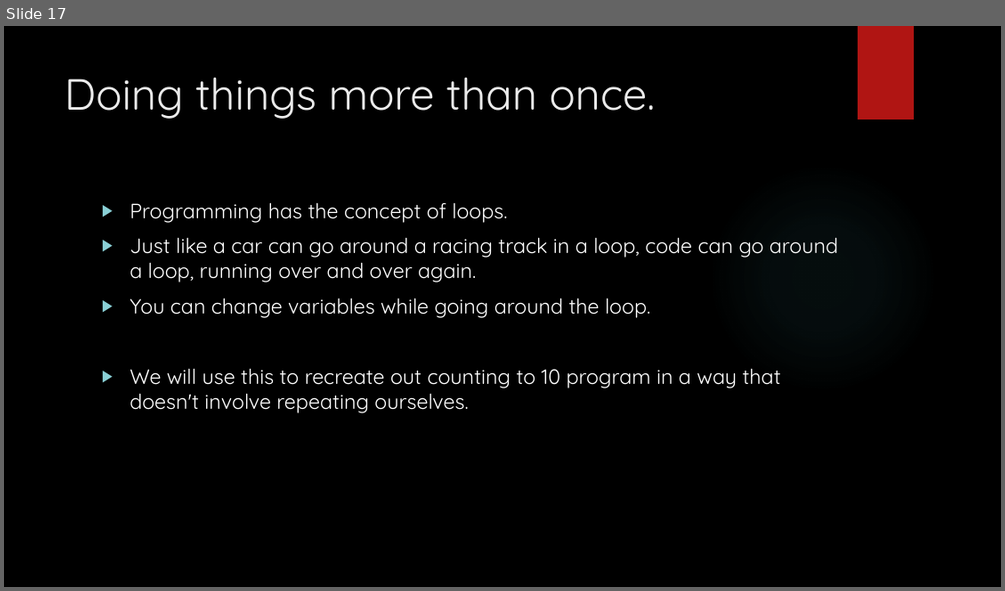
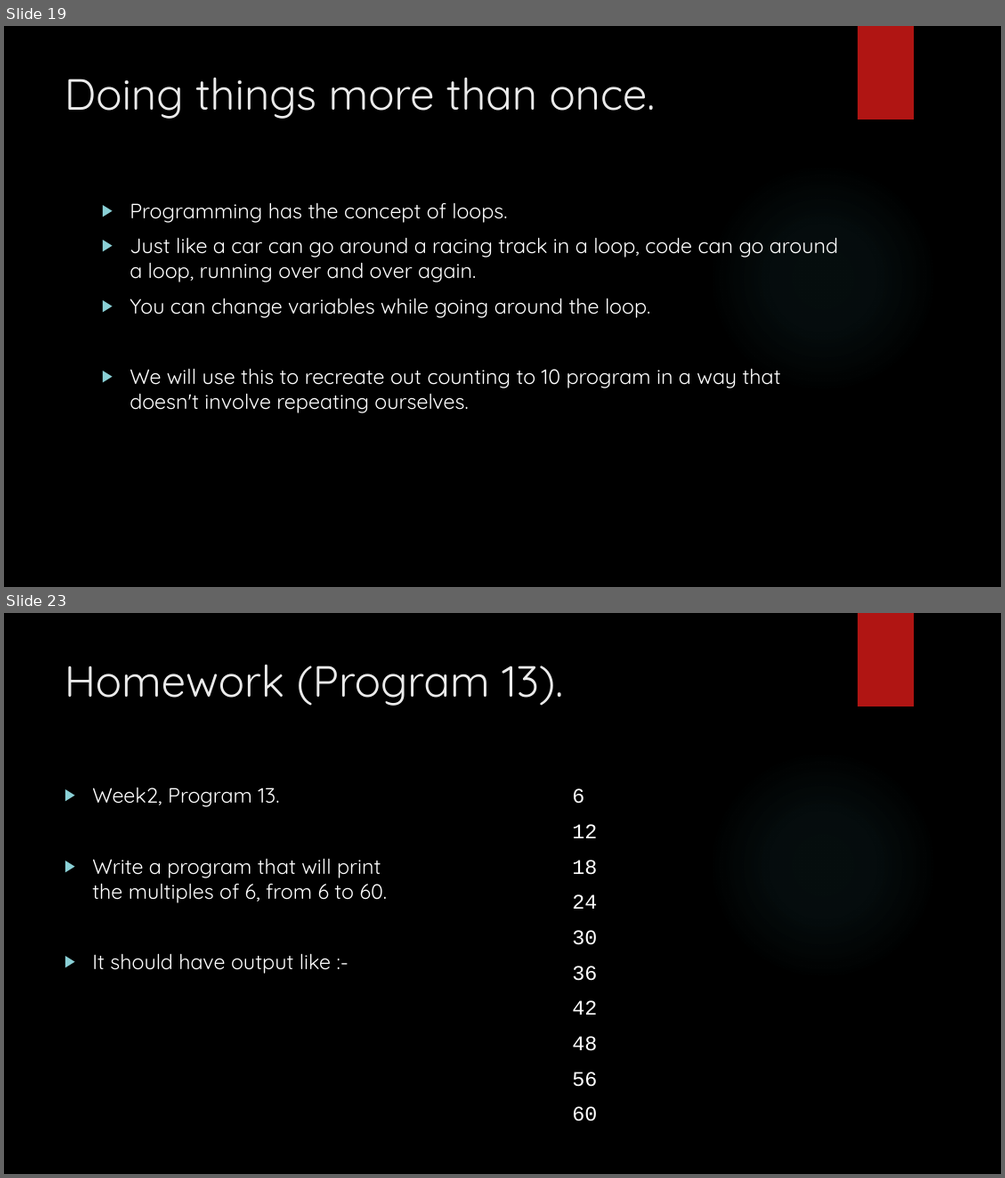
Before and after one commit to davidgroves/DGM_Tutorials, a slide deck: week2/week2.pptx. Shown one above the other, each under a label of ours: slide 17 before the commit, slides 19 and 23 after it; the slides between them are not shown. The pictures are 1005x591 and 1005x1178 pixels, drawn with LibreOffice and Linux fonts; fonts in the diff are those of the drawing; background and template pictures are left out. Boxes give left, top, right and bottom in pixels: in the first picture for what was removed or moved away, otherwise in the second. Text is boxed around its words. In the diff, an @@ line names an element or a change of style, - is before the commit and + after.

Commit message:
Finished up week2

```diff
--- a/week2/week2.pptx
+++ b/week2/week2.pptx
@@ slide 23 added at box(4, 613, 1001, 1174), background picture (left out); not listed: 2 template elements that a slide beside it also shows @@
@@ title added at box(65, 664, 563, 706), 42 pt, text #EBEBEB @@
+Homework (Program 13).
@@ text added at box(92, 787, 388, 973), 20 pt, text #FFFFFF @@
+▶ Week2, Program 13.
+▶ Write a program that will print the multiples of 6, from 6 to 60.
+▶ It should have output like :-
@@ text added at box(572, 788, 597, 1121), 20 pt, text #FFFFFF @@
+6
+12
+18
+24
+30
+36
+42
+48
+56
+60
@@ what was slide 17 is now slide 19 @@
```
Also in this commit, not shown: 1 slide changed, 6 other slides added.
